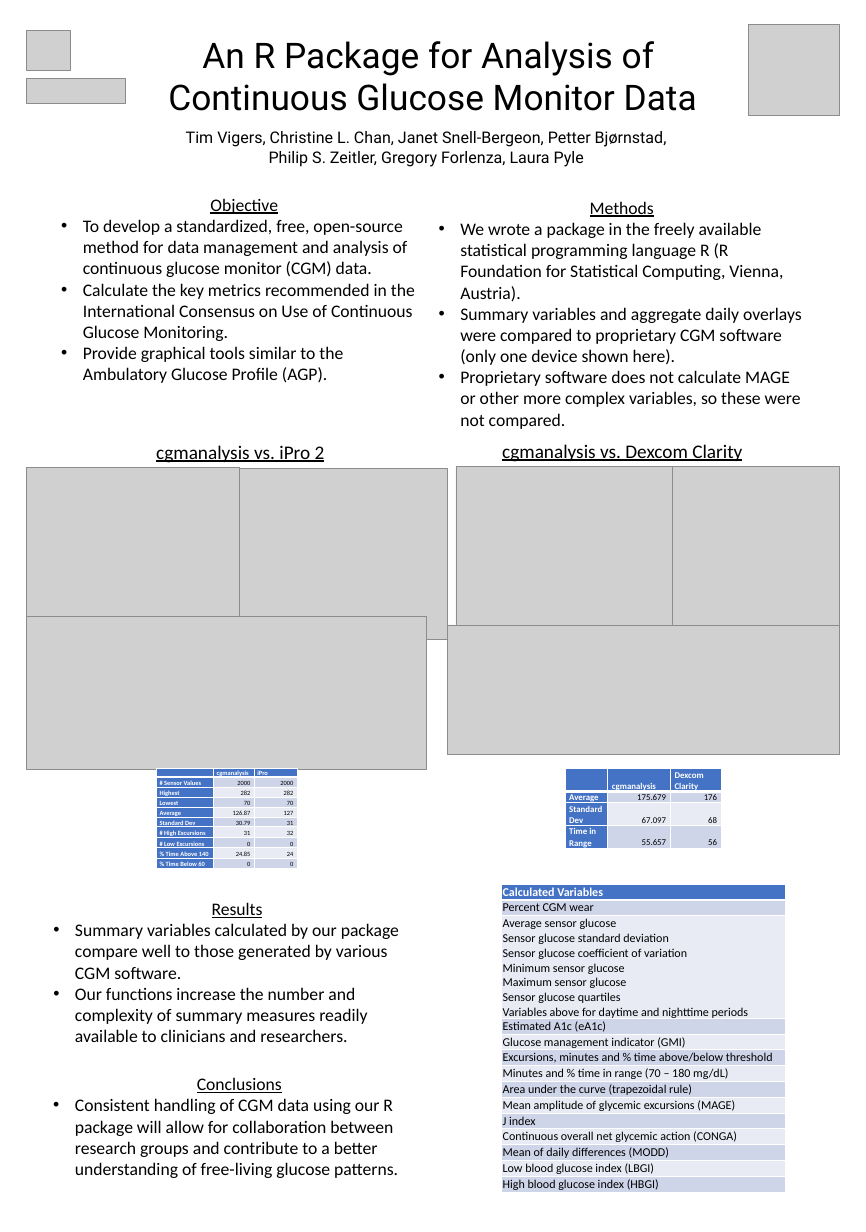
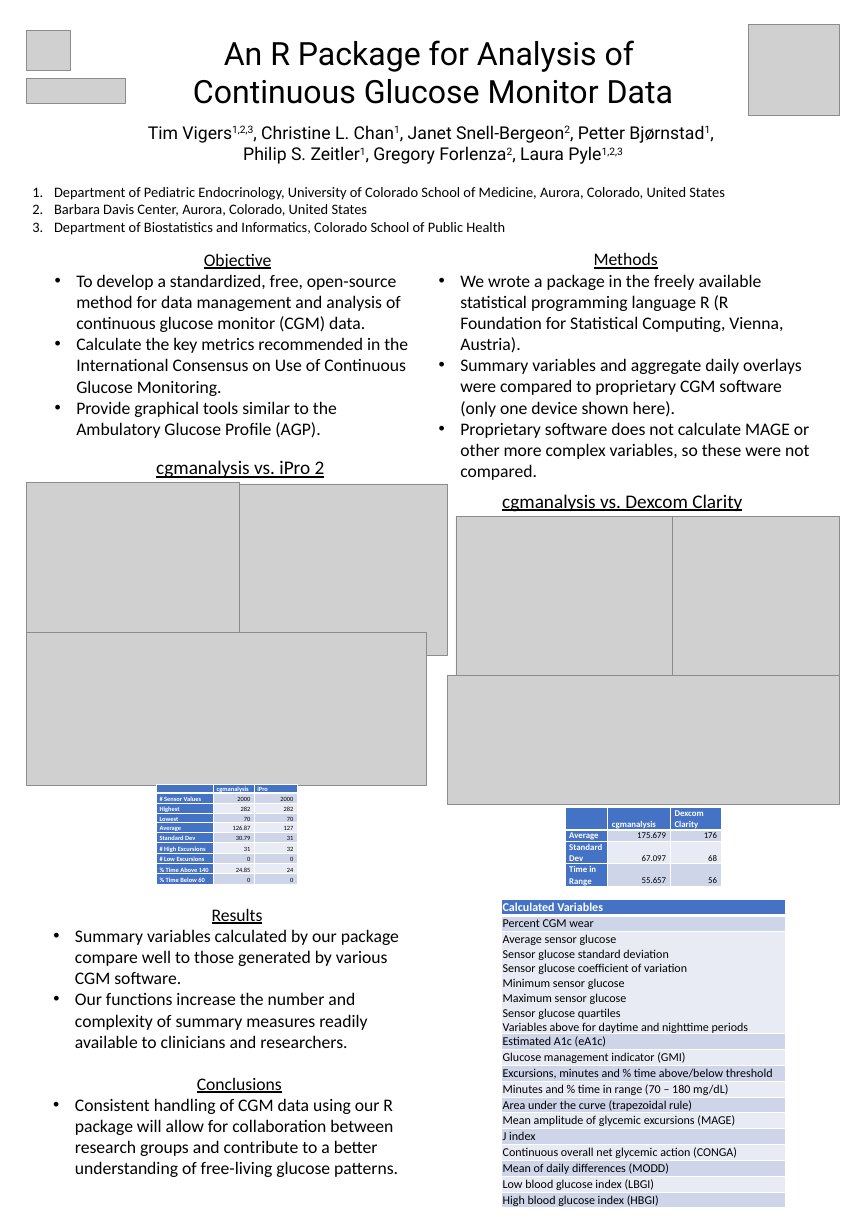
Before and after one commit to childhealthbiostatscore/BDC-Code, a slide deck: slide 1 of CGM Code/ATTD Poster.pptx. Drawn at 866x1232 pixels with LibreOffice and Linux fonts; fonts in the diff are those of the drawing; grey boxes stand for pictures. Boxes give left, top, right and bottom in pixels: in the first picture for what was removed or moved away, otherwise in the second. Text is boxed around its words. In the diff, an @@ line names an element or a change of style, - is before the commit and + after.

Commit message:
second draft

```diff
--- a/CGM Code/ATTD Poster.pptx
+++ b/CGM Code/ATTD Poster.pptx
@@ text "An R Package for Analysis ..." at [193,40,673,104]: size 44 to 40 pt @@
@@ text at [54,125,725,235]: text changed; size 20 to 18 pt; font Roboto to Calibri @@
-Tim Vigers, Christine L. Chan, Janet Snell-Bergeon, Petter Bjørnstad, Philip S. Zeitler, Gregory Forlenza, Laura Pyle
+Tim Vigers1,2,3, Christine L. Chan1, Janet Snell-Bergeon2, Petter Bjørnstad1,
+Philip S. Zeitler1, Gregory Forlenza2, Laura Pyle1,2,3
+1. Department of Pediatric Endocrinology, University of Colorado School of Medicine, Aurora, Colorado, United States
+2. Barbara Davis Center, Aurora, Colorado, United States
+3. Department of Biostatistics and Informatics, Colorado School of Public Health
@@ text "Objective": place and size @@
-text "Objective" at [83,198,415,383]
+text "Objective" at [76,253,408,438]
@@ text "Methods" rewrapped from [460,201,802,429] to [460,252,809,480] @@
@@ 3 pictures, 1 text: place and size @@
-3 pictures, 1 text at [447,444,839,755]
+3 pictures, 1 text at [447,494,839,804]
@@ table: place and size @@
-table at [565,769,721,853]
+table at [565,807,721,891]
@@ 3 pictures, 2 tables, 1 text: place and size @@
-3 pictures, 2 tables, 1 text at [27,445,785,1194]
+3 pictures, 2 tables, 1 text at [27,460,785,1212]
@@ text "Results": place and size @@
-text "Results" at [75,902,399,1042]
+text "Results" at [75,908,399,1048]
```
